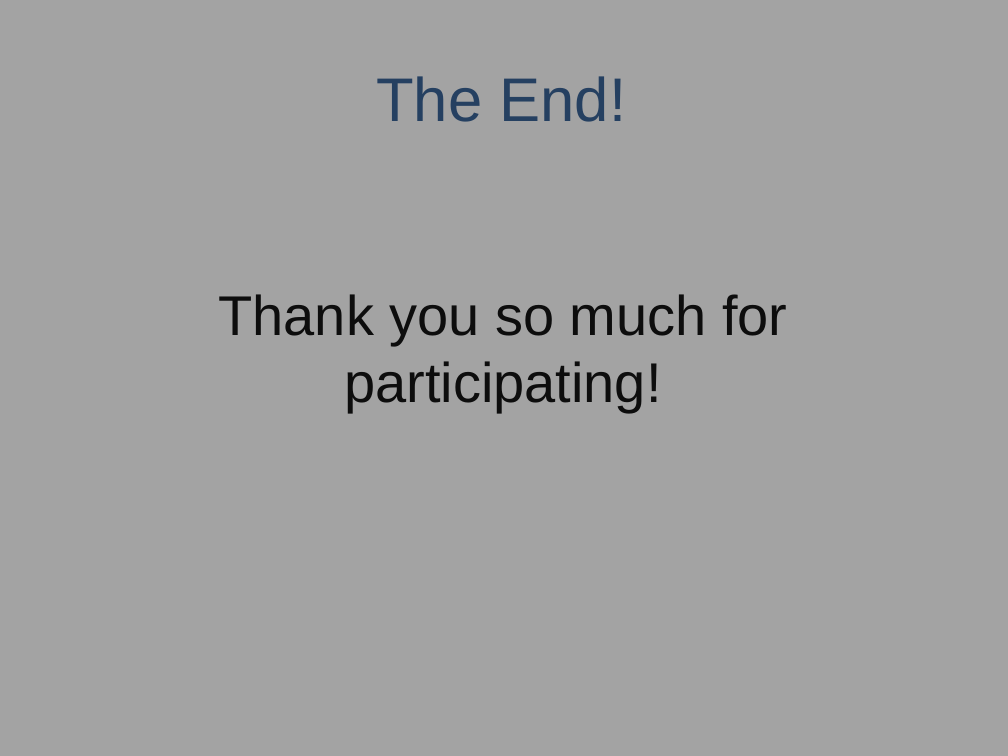
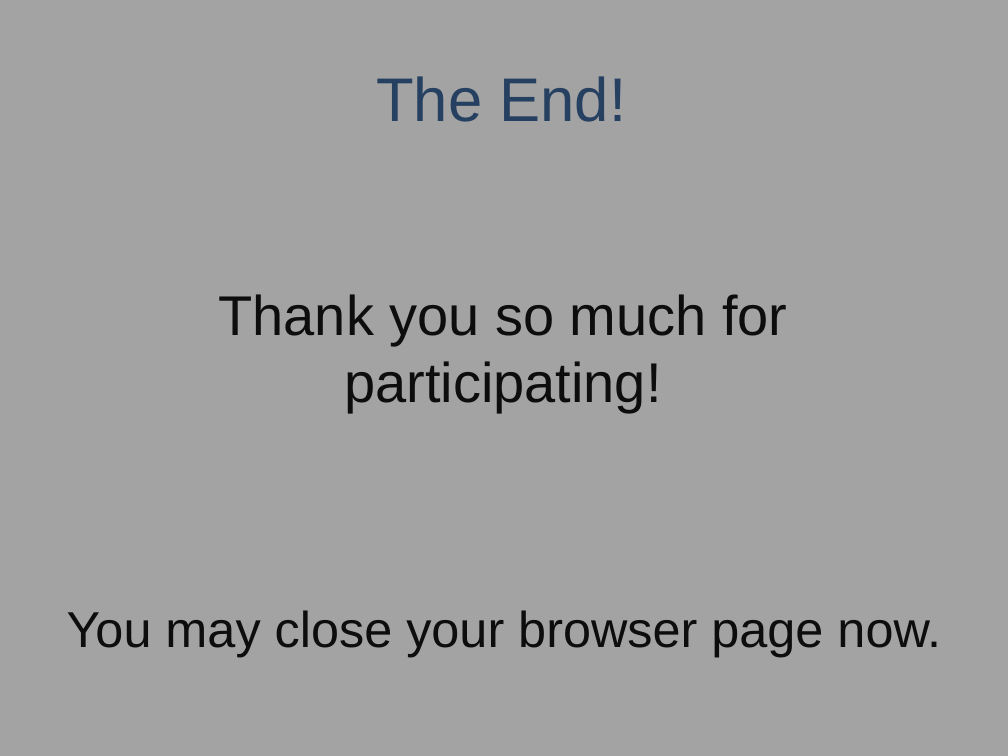
Before and after one commit to raj925/raj925.github.io, a slide deck: slide 18 of AdvisorChoice/instructions/Experiment 1a Instructions.pptx. Drawn at 1008x756 pixels with LibreOffice and Linux fonts; fonts in the diff are those of the drawing. Boxes give left, top, right and bottom in pixels: in the first picture for what was removed or moved away, otherwise in the second. Text is boxed around its words. In the diff, an @@ line names an element or a change of style, - is before the commit and + after.

```diff
--- a/AdvisorChoice/instructions/Experiment 1a Instructions.pptx
+++ b/AdvisorChoice/instructions/Experiment 1a Instructions.pptx
@@ text added at (67, 610, 941, 657), 36 pt, text #0D0D0D @@
+You may close your browser page now.
```
Also in this commit, not shown: 1 other slide changed, 6 slides added, 36 other files.
